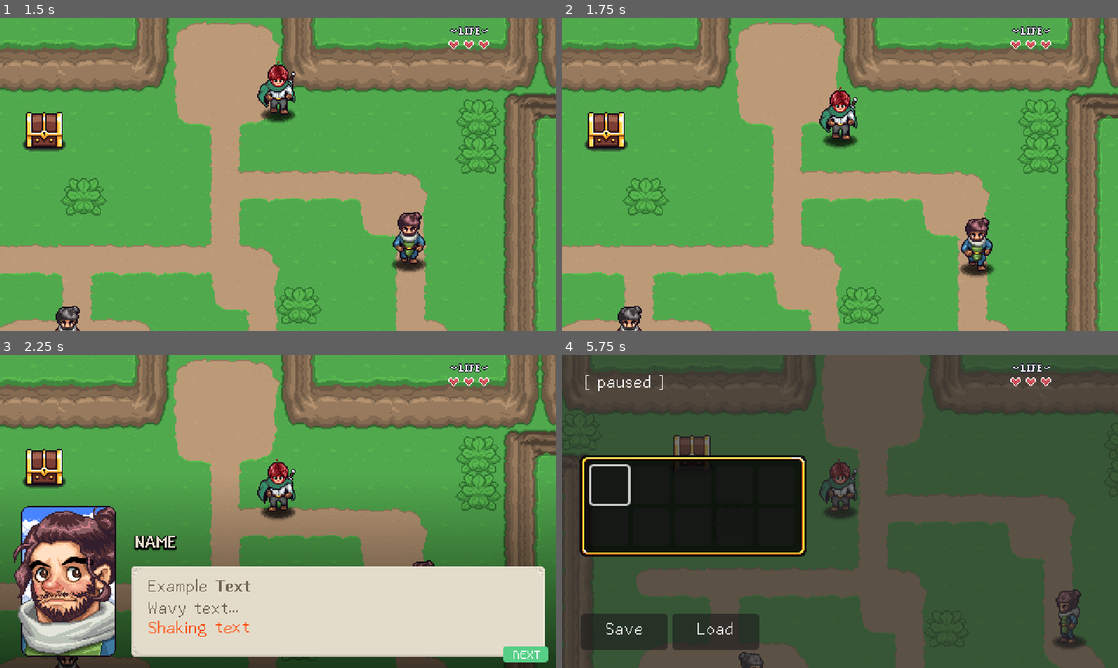
Above: before the commit, frames 1-4 (two rows, left to right).
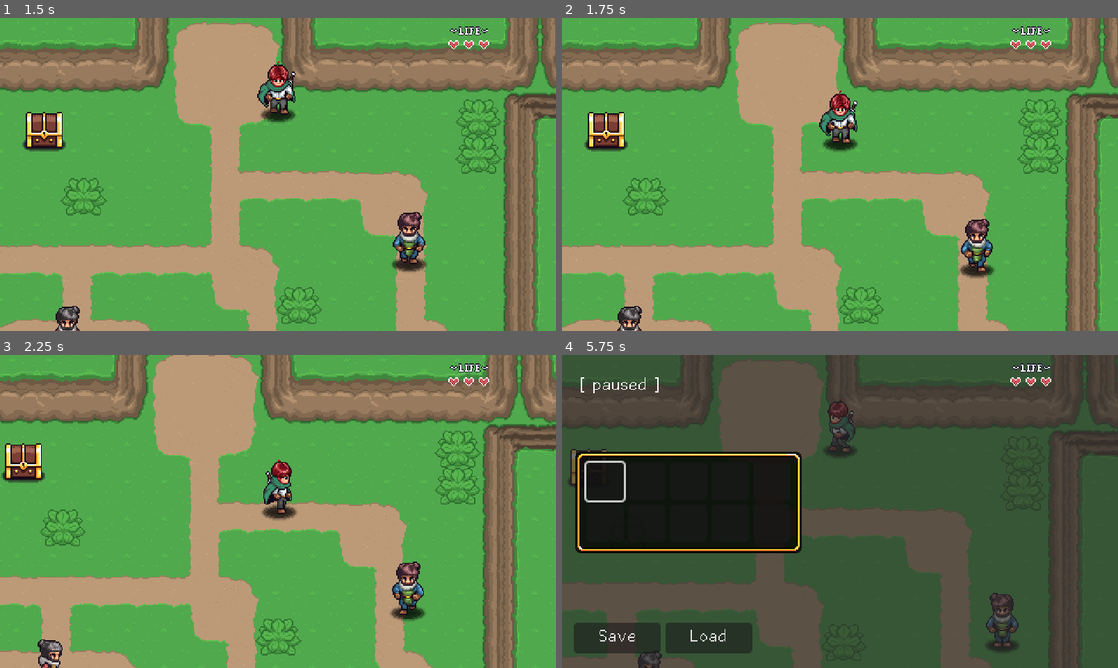
Above: after the commit, the same moments.

Repository: teomurgi/aarpg
Game: Godot game, scene res://Levels/Area01/02.tscn
The game is run twice, just before and just after one commit, with the same random seed, the same clock (stepped at 60 frames per second) and the same inputs. Sound files missing from this copy of the repository are replaced by a short silence.
Inputs:
- Up to frame 1 (1.5 s): tap Enter (ui_accept) at 0.5, 0.77, 1.07 s; hold D (right) 0.53-1.28 s; hold L (attack) 0.53-1.28 s; tap K (interact) at 0.8, 1.35 s; hold S (down) from 1.28 s (still down)
- Up to frame 2 (1.75 s): keep holding S (down); tap Enter (ui_accept) at 1.52 s; tap P (test) at 1.55 s
- Up to frame 3 (2.25 s): tap Enter (ui_accept) at 1.82 s; release S (down) at 2.03 s; hold D (right) from 2.03 s (still down); hold P (test) from 2.03 s (still down)
- Up to frame 4 (5.75 s): tap Enter (ui_accept) at 2.3, 2.85, 3.02, 3.32, 3.77, 4.07, 4.52, 4.82, 5.3 s; release D (right) at 2.78 s; release P (test) at 2.78 s; hold W (up) 2.78-3.53 s; tap L (attack) at 3.05, 4.35 s; hold O (ability) 3.53-4.28 s; hold A (left) 3.53-5.03 s; tap K (interact) at 3.8 s; tap Escape (pause) at 4.15 s; tap P (test) at 4.55 s; hold S (down) from 5.03 s (still down); hold K (interact) from 5.03 s (still down)

Frame 1 is identical in both runs. In frame 2, 1.4% of the frame differs, in the area x 46-78%, y 22-84%; in frame 3, 67%, in the area x 0-100%, y 0-100%; in frame 4, 41%.

Commit message:
e32: dialog interaction

Diff:
--- a/GUI/DialogSystem/Scripts/dialog_system.gd
+++ b/GUI/DialogSystem/Scripts/dialog_system.gd
@@ -2,8 +2,19 @@
 @icon("res://GUI/DialogSystem/Icons/star_bubble.svg")
 class_name DialogSystemNode extends CanvasLayer
 
+signal finished
+
 var is_active: bool = false
+var dialog_items: Array[DialogItem]
+var dialog_item_index: int = 0
+
+
 @onready var dialog_ui: Control = $DialogUI
+@onready var content: RichTextLabel = $DialogUI/PanelContainer/RichTextLabel
+@onready var name_label: Label = $DialogUI/Label
+@onready var portrait_sprite: Sprite2D = $DialogUI/PortraitSprite
+@onready var dialog_progress_indicator: PanelContainer = $DialogUI/DialogProgressIndicator
+@onready var dialog_progress_indicator_label: Label = $DialogUI/DialogProgressIndicator/Label
 
 func _ready() -> void:
     if Engine.is_editor_hint():
@@ -15,21 +26,51 @@
 
 
 func _unhandled_input(event: InputEvent) -> void:
-    # if is_active == false:
-    #     return
-    if event.is_action_pressed("test"):
-        show_dialog()
-    else:
-        hide_dialog()
+    if is_active == false:
+        return
+    if(
+        event.is_action_pressed("interact") or
+        event.is_action_pressed("ui_accept") or
+        event.is_action_pressed("attack")
+    ):
+        dialog_item_index += 1
+        if dialog_item_index < dialog_items.size():
+            start_dialog()
+        else:
+            hide_dialog()
 
-func show_dialog() -> void:
+func show_dialog(items: Array[DialogItem]) -> void:
     is_active = true
     dialog_ui.visible = true
     dialog_ui.process_mode = Node.PROCESS_MODE_ALWAYS
+    dialog_items = items
+    dialog_item_index = 0
     get_tree().paused = true
+    await get_tree().process_frame
+    start_dialog()
 
 func hide_dialog() -> void:
     is_active = false
     dialog_ui.visible = false
     dialog_ui.process_mode = Node.PROCESS_MODE_DISABLED
     get_tree().paused = false
+    finished.emit()
+
+func start_dialog() -> void:
+    show_dialog_button_indicator(true)
+    var _d: DialogItem = dialog_items[dialog_item_index]
+    set_dialog_data(_d)
+
+func show_dialog_button_indicator(is_visible: bool) -> void:
+    dialog_progress_indicator.visible = is_visible
+    if dialog_item_index == dialog_items.size() - 1:
+        dialog_progress_indicator_label.text = "END"
+    else:
+        dialog_progress_indicator_label.text = "NEXT"
+
+
+func set_dialog_data(d: DialogItem) -> void:
+    if d is DialogText:
+        content.text = d.text
+    name_label.text = d.npc_info.npc_name
+    portrait_sprite.texture = d.npc_info.portrait
--- a/GUI/DialogSystem/dialog_system.tscn
+++ b/GUI/DialogSystem/dialog_system.tscn
@@ -128,10 +128,10 @@
 
 [node name="Label" type="Label" parent="DialogUI"]
 layout_mode = 0
-offset_left = 116.0
-offset_top = 155.0
-offset_right = 156.0
-offset_bottom = 178.0
+offset_left = 113.0
+offset_top = 159.0
+offset_right = 153.0
+offset_bottom = 182.0
 theme_override_colors/font_color = Color(0.894118, 0.862745, 0.796078, 1)
 theme_override_colors/font_shadow_color = Color(0, 0, 0, 1)
 theme_override_constants/shadow_offset_x = 0
@@ -139,6 +139,7 @@
 theme_override_constants/shadow_outline_size = 5
 theme_override_fonts/font = ExtResource("4_rfint")
 text = "NAME"
+vertical_alignment = 2
 
 [node name="PortraitSprite" type="Sprite2D" parent="DialogUI"]
 position = Vector2(59, 196)
--- a/GUI/PauseMenu/Inventory/inventory_slot.tscn
+++ b/GUI/PauseMenu/Inventory/inventory_slot.tscn
@@ -1,7 +1,8 @@
-[gd_scene load_steps=4 format=3 uid="uid://b4mtvx5a6oqy2"]
+[gd_scene load_steps=5 format=3 uid="uid://b4mtvx5a6oqy2"]
 
 [ext_resource type="Texture2D" uid="uid://ldfnn3o8det7" path="res://Items/Sprites/items.png" id="1_afpk5"]
 [ext_resource type="Script" path="res://GUI/PauseMenu/Inventory/Scripts/inventory_slot_ui.gd" id="1_d6qmh"]
+[ext_resource type="FontFile" uid="uid://u0bx5st4thro" path="res://GUI/Fonts/m5x7.ttf" id="3_4l8cr"]
 
 [sub_resource type="AtlasTexture" id="AtlasTexture_m6i60"]
 atlas = ExtResource("1_afpk5")
@@ -22,8 +23,9 @@
 
 [node name="Label" type="Label" parent="."]
 layout_mode = 0
+offset_top = -2.0
 offset_right = 32.0
-offset_bottom = 32.0
-theme_override_font_sizes/font_size = 8
+offset_bottom = 30.0
+theme_override_fonts/font = ExtResource("3_4l8cr")
 text = "99"
 horizontal_alignment = 2
--- a/GUI/PauseMenu/pause_menu.tscn
+++ b/GUI/PauseMenu/pause_menu.tscn
@@ -44,12 +44,13 @@
 
 [node name="Label" type="Label" parent="Control"]
 layout_mode = 0
-offset_left = 16.0
+offset_left = 12.0
 offset_top = 16.0
-offset_right = 92.0
+offset_right = 88.0
 offset_bottom = 39.0
 text = "[ paused ]"
 horizontal_alignment = 1
+vertical_alignment = 1
 
 [node name="ItemDescription" type="Label" parent="Control"]
 layout_mode = 0
@@ -63,10 +64,10 @@
 
 [node name="PanelContainer" type="PanelContainer" parent="Control"]
 layout_mode = 0
-offset_left = 15.0
-offset_top = 86.0
-offset_right = 211.0
-offset_bottom = 174.0
+offset_left = 11.0
+offset_top = 83.0
+offset_right = 207.0
+offset_bottom = 171.0
 theme_override_styles/panel = SubResource("StyleBoxTexture_b2gyy")
 
 [node name="GridContainer" type="GridContainer" parent="Control/PanelContainer"]
@@ -98,20 +99,22 @@
 anchors_preset = 2
 anchor_top = 1.0
 anchor_bottom = 1.0
-offset_left = 16.0
-offset_top = -47.0
-offset_right = 170.0
-offset_bottom = -16.0
+offset_left = 10.0
+offset_top = -41.0
+offset_right = 164.0
+offset_bottom = -10.0
 grow_vertical = 0
 
 [node name="ButtonSave" type="Button" parent="Control/HBoxContainer"]
 custom_minimum_size = Vector2(75, 0)
 layout_mode = 2
+size_flags_vertical = 4
 text = "Save"
 
 [node name="ButtonLoad" type="Button" parent="Control/HBoxContainer"]
 custom_minimum_size = Vector2(75, 0)
 layout_mode = 2
+size_flags_vertical = 4
 text = "Load"
 
 [node name="AudioStreamPlayer" type="AudioStreamPlayer" parent="."]
--- /dev/null
+++ b/Interactables/Dialog/Scripts/dialog_choice.gd
@@ -0,0 +1,5 @@
+@tool
+@icon("res://GUI/DialogSystem/Icons/question_bubble.svg")
+class_name DialogChoice extends DialogItem
+
+@export var choices: Array[String] = ["Yes", "No"]
--- /dev/null
+++ b/Interactables/Dialog/Scripts/dialog_interaction.gd
@@ -0,0 +1,57 @@
+@tool
+@icon("res://GUI/DialogSystem/Icons/chat_bubbles.svg")
+class_name DialogInteraction extends Area2D
+
+signal player_interacted
+signal finished
+
+@export var enabled: bool = true
+
+var dialog_items: Array[DialogItem]
+
+@onready var animation_player: AnimationPlayer = $AnimationPlayer
+
+func _ready() -> void:
+	if Engine.is_editor_hint():
+		return
+	area_entered.connect(_on_area_entered)
+	area_exited.connect(_on_area_exited)
+	for c in get_children():
+		if c is DialogItem:
+			dialog_items.append(c)
+
+func _on_player_interacted() -> void:
+	player_interacted.emit()
+	await get_tree().process_frame
+	await get_tree().process_frame
+	DialogSystem.show_dialog(dialog_items)
+	DialogSystem.finished.connect(_on_dialog_finished)
+
+
+func _on_area_entered(_area: Area2D) -> void:
+
+	if enabled == false or dialog_items.size() == 0:
+		return
+	print("Area entered")
+	animation_player.play("show")
+	PlayerManager.interact_pressed.connect(_on_player_interacted)
+
+func _on_area_exited(_area: Area2D) -> void:
+	animation_player.play("hide")
+	PlayerManager.interact_pressed.disconnect(_on_player_interacted)
+
+func _on_dialog_finished() -> void:
+	DialogSystem.finished.disconnect(_on_dialog_finished)
+	finished.emit()
+
+func _get_configuration_warnings() -> PackedStringArray:
+	if _check_for_dialog_items() == false:
+		return ["Requires at least one DialogItem child."]
+	else:
+		return []
+
+func _check_for_dialog_items() -> bool:
+	for c in get_children():
+		if c is DialogItem:
+			return true
+	return false
--- /dev/null
+++ b/Interactables/Dialog/Scripts/dialog_item.gd
@@ -0,0 +1,24 @@
+@tool
+@icon("res://GUI/DialogSystem/Icons/chat_bubble.svg")
+class_name DialogItem extends Node
+
+@export var npc_info: NpcResource
+
+
+func _ready() -> void:
+    if Engine.is_editor_hint():
+        return
+    check_npc_info()
+
+func check_npc_info() -> void:
+    if npc_info == null:
+        var p = self
+        var _checking: bool = true
+        while _checking:
+            p = p.get_parent()
+            if p:
+                if p is NPC and p.npc_resource:
+                    npc_info = p.npc_resource
+                    _checking = false
+            else:
+                _checking = false
--- /dev/null
+++ b/Interactables/Dialog/Scripts/dialog_text.gd
@@ -0,0 +1,5 @@
+@tool
+@icon("res://GUI/DialogSystem/Icons/text_bubble.svg")
+class_name DialogText extends DialogItem
+
+@export_multiline var text: String = "Placeholder"
--- /dev/null
+++ b/Interactables/Dialog/dialog_interaction.tscn
@@ -0,0 +1,148 @@
+[gd_scene load_steps=9 format=3 uid="uid://dgpyqvcflodt4"]
+
+[ext_resource type="Script" path="res://Interactables/Dialog/Scripts/dialog_interaction.gd" id="1_10fg8"]
+[ext_resource type="Texture2D" uid="uid://7k1vddupa00r" path="res://Interactables/Dialog/Sprites/dialog_interactable.png" id="1_jbxcx"]
+
+[sub_resource type="RectangleShape2D" id="RectangleShape2D_dn2ch"]
+size = Vector2(44, 32)
+
+[sub_resource type="Animation" id="Animation_70csa"]
+length = 0.001
+tracks/0/type = "value"
+tracks/0/imported = false
+tracks/0/enabled = true
+tracks/0/path = NodePath("Sprite2D:position")
+tracks/0/interp = 1
+tracks/0/loop_wrap = true
+tracks/0/keys = {
+"times": PackedFloat32Array(0),
+"transitions": PackedFloat32Array(1),
+"update": 0,
+"values": [Vector2(2, -52)]
+}
+tracks/1/type = "value"
+tracks/1/imported = false
+tracks/1/enabled = true
+tracks/1/path = NodePath("Sprite2D:modulate")
+tracks/1/interp = 1
+tracks/1/loop_wrap = true
+tracks/1/keys = {
+"times": PackedFloat32Array(0),
+"transitions": PackedFloat32Array(1),
+"update": 0,
+"values": [Color(1, 1, 1, 1)]
+}
+
+[sub_resource type="Animation" id="Animation_tvye7"]
+resource_name = "default"
+tracks/0/type = "value"
+tracks/0/imported = false
+tracks/0/enabled = true
+tracks/0/path = NodePath("Sprite2D:position")
+tracks/0/interp = 1
+tracks/0/loop_wrap = true
+tracks/0/keys = {
+"times": PackedFloat32Array(0),
+"transitions": PackedFloat32Array(1),
+"update": 0,
+"values": [Vector2(2, -52)]
+}
+tracks/1/type = "value"
+tracks/1/imported = false
+tracks/1/enabled = true
+tracks/1/path = NodePath("Sprite2D:modulate")
+tracks/1/interp = 1
+tracks/1/loop_wrap = true
+tracks/1/keys = {
+"times": PackedFloat32Array(0),
+"transitions": PackedFloat32Array(1),
+"update": 0,
+"values": [Color(1, 1, 1, 0)]
+}
+
+[sub_resource type="Animation" id="Animation_26nr1"]
+resource_name = "hide"
+step = 0.1
+tracks/0/type = "value"
+tracks/0/imported = false
+tracks/0/enabled = true
+tracks/0/path = NodePath("Sprite2D:position")
+tracks/0/interp = 1
+tracks/0/loop_wrap = true
+tracks/0/keys = {
+"times": PackedFloat32Array(0, 0.2),
+"transitions": PackedFloat32Array(1, 1),
+"update": 0,
+"values": [Vector2(2, -55), Vector2(2, -52)]
+}
+tracks/1/type = "value"
+tracks/1/imported = false
+tracks/1/enabled = true
+tracks/1/path = NodePath("Sprite2D:modulate")
+tracks/1/interp = 1
+tracks/1/loop_wrap = true
+tracks/1/keys = {
+"times": PackedFloat32Array(0, 0.2),
+"transitions": PackedFloat32Array(1, 1),
+"update": 0,
+"values": [Color(1, 1, 1, 1), Color(1, 1, 1, 0)]
+}
+
+[sub_resource type="Animation" id="Animation_ui1xa"]
+resource_name = "show"
+step = 0.1
+tracks/0/type = "value"
+tracks/0/imported = false
+tracks/0/enabled = true
+tracks/0/path = NodePath("Sprite2D:position")
+tracks/0/interp = 1
+tracks/0/loop_wrap = true
+tracks/0/keys = {
+"times": PackedFloat32Array(0, 0.2),
+"transitions": PackedFloat32Array(1, 1),
+"update": 0,
+"values": [Vector2(2, -52), Vector2(2, -55)]
+}
+tracks/1/type = "value"
+tracks/1/imported = false
+tracks/1/enabled = true
+tracks/1/path = NodePath("Sprite2D:modulate")
+tracks/1/interp = 1
+tracks/1/loop_wrap = true
+tracks/1/keys = {
+"times": PackedFloat32Array(0, 0.2),
+"transitions": PackedFloat32Array(1, 1),
+"update": 0,
+"values": [Color(1, 1, 1, 0), Color(1, 1, 1, 1)]
+}
+
+[sub_resource type="AnimationLibrary" id="AnimationLibrary_y3ouf"]
+_data = {
+"RESET": SubResource("Animation_70csa"),
+"default": SubResource("Animation_tvye7"),
+"hide": SubResource("Animation_26nr1"),
+"show": SubResource("Animation_ui1xa")
+}
+
+[node name="DialogInteraction" type="Area2D"]
+collision_layer = 0
+collision_mask = 4
+monitorable = false
+script = ExtResource("1_10fg8")
+enabled = null
+
+[node name="CollisionShape2D" type="CollisionShape2D" parent="."]
+shape = SubResource("RectangleShape2D_dn2ch")
+debug_color = Color(0.341, 0.609, 0.35, 0.113)
+
+[node name="Sprite2D" type="Sprite2D" parent="."]
+position = Vector2(2, -52)
+texture = ExtResource("1_jbxcx")
+hframes = 2
+
+[node name="AnimationPlayer" type="AnimationPlayer" parent="."]
+process_mode = 3
+libraries = {
+"": SubResource("AnimationLibrary_y3ouf")
+}
+autoplay = "default"
--- a/Levels/Area01/02.tscn
+++ b/Levels/Area01/02.tscn
@@ -9,10 +9,13 @@
 [ext_resource type="PackedScene" uid="uid://bybdc5bban0eo" path="res://Npc/npc.tscn" id="7_0gt1b"]
 [ext_resource type="Resource" uid="uid://dpylmf2e0si0x" path="res://Npc/00_Npcs/npc_02.tres" id="8_1lvy5"]
 [ext_resource type="PackedScene" uid="uid://cow3bcky1vums" path="res://Npc/npc_behavior_wander.tscn" id="8_54h6d"]
+[ext_resource type="PackedScene" uid="uid://dgpyqvcflodt4" path="res://Interactables/Dialog/dialog_interaction.tscn" id="10_8mv6r"]
 [ext_resource type="PackedScene" uid="uid://cxv1hywsysayy" path="res://Npc/npc_behavior_patrol.tscn" id="10_mvlxp"]
 [ext_resource type="PackedScene" uid="uid://ck7m0n4e76e3l" path="res://Interactables/TreasureChest/treasure_chest.tscn" id="10_p2snu"]
 [ext_resource type="Resource" uid="uid://dddgl1uxbbprp" path="res://Items/potion.tres" id="11_32k2a"]
 [ext_resource type="PackedScene" uid="uid://cfalbfqupu6mq" path="res://Npc/patrol_location.tscn" id="11_i0bsh"]
+[ext_resource type="Script" path="res://Interactables/Dialog/Scripts/dialog_text.gd" id="11_nb88k"]
+[ext_resource type="Resource" uid="uid://ctbe63mothv03" path="res://Npc/00_Npcs/00_hero.tres" id="12_c6gxs"]
 
 [node name="02" type="Node2D"]
 y_sort_enabled = true
@@ -58,6 +61,22 @@
 
 [node name="NpcWanderBehavior" parent="NPC" instance=ExtResource("8_54h6d")]
 
+[node name="DialogInteraction" parent="NPC" instance=ExtResource("10_8mv6r")]
+enabled = true
+
+[node name="DialogText" type="Node" parent="NPC/DialogInteraction"]
+script = ExtResource("11_nb88k")
+text = "Hi. [b]Hero[/b] is that you?"
+
+[node name="DialogText2" type="Node" parent="NPC/DialogInteraction"]
+script = ExtResource("11_nb88k")
+text = "[wave] Heck yeah, I am![/wave]"
+npc_info = ExtResource("12_c6gxs")
+
+[node name="DialogText3" type="Node" parent="NPC/DialogInteraction"]
+script = ExtResource("11_nb88k")
+text = "Happy to have a hero!"
+
 [node name="NPC2" parent="." instance=ExtResource("7_0gt1b")]
 position = Vector2(389, 136)
 
--- /dev/null
+++ b/Npc/00_Npcs/00_hero.tres
@@ -0,0 +1,10 @@
+[gd_resource type="Resource" script_class="NpcResource" load_steps=3 format=3 uid="uid://ctbe63mothv03"]
+
+[ext_resource type="Texture2D" uid="uid://d21i6bq327m0q" path="res://Npc/Sprites/portraits/hero_portrait.png" id="1_4k4rv"]
+[ext_resource type="Script" path="res://Npc/Scripts/npc_resource.gd" id="1_yp6k3"]
+
+[resource]
+script = ExtResource("1_yp6k3")
+npc_name = "Hero"
+portrait = ExtResource("1_4k4rv")
+dialog_audio_pitch = ""
--- a/Npc/Scripts/npc.gd
+++ b/Npc/Scripts/npc.gd
@@ -18,10 +18,31 @@
     setup_npc()
     if Engine.is_editor_hint():
         return
+    gather_interactables()
     do_behavior_enabled.emit()
 
 func _physics_process(_delta: float) -> void:
     move_and_slide()
+
+func gather_interactables() -> void:
+    for c in get_children():
+        if c is DialogInteraction:
+            c.player_interacted.connect(_on_player_interacted)
+            c.finished.connect(_on_interaction_finished)
+
+func _on_player_interacted() -> void:
+    update_direction(PlayerManager.player.global_position)
+    state = "idle"
+    velocity = Vector2.ZERO
+    update_animation()
+    do_behavior = false
+
+
+func _on_interaction_finished() -> void:
+    state = "idle"
+    update_animation()
+    do_behavior = true
+    do_behavior_enabled.emit()
 
 func update_animation() -> void:
     animation_player.play(state + "_" + direction_name)
--- a/Npc/Scripts/npc_behavior_patrol.gd
+++ b/Npc/Scripts/npc_behavior_patrol.gd
@@ -33,7 +33,6 @@
     if Engine.is_editor_hint():
         return
     if npc.global_position.distance_to(target.target_position) < 1:
-        print("reached target")
         start()
 
 func gather_patrol_locations(_n: Node = null) -> void:
--- a/Npc/npc.tscn
+++ b/Npc/npc.tscn
@@ -136,7 +136,7 @@
 
 [node name="NPC" type="CharacterBody2D"]
 collision_layer = 0
-collision_mask = 17
+collision_mask = 16
 script = ExtResource("1_hqfms")
 npc_resource = ExtResource("2_18m1o")
 
--- a/Npc/patrol_location.tscn
+++ b/Npc/patrol_location.tscn
@@ -1,6 +1,7 @@
-[gd_scene load_steps=4 format=3 uid="uid://cfalbfqupu6mq"]
+[gd_scene load_steps=5 format=3 uid="uid://cfalbfqupu6mq"]
 
 [ext_resource type="Script" path="res://Npc/Scripts/patrol_location.gd" id="1_fybtp"]
+[ext_resource type="FontFile" uid="uid://u0bx5st4thro" path="res://GUI/Fonts/m5x7.ttf" id="2_4v2ix"]
 
 [sub_resource type="Gradient" id="Gradient_kvulp"]
 offsets = PackedFloat32Array(0.687898, 0.845011, 1)
@@ -30,29 +31,28 @@
 default_color = Color(1, 1, 1, 0.509804)
 
 [node name="Label" type="Label" parent="Sprite2D"]
-offset_left = -19.0
-offset_top = -9.0
-offset_right = 21.0
-offset_bottom = 14.0
+offset_left = -20.0
+offset_top = -7.0
+offset_right = 20.0
+offset_bottom = 16.0
 theme_override_colors/font_shadow_color = Color(0, 0, 0, 1)
 theme_override_colors/font_outline_color = Color(0, 0, 0, 1)
 theme_override_constants/shadow_offset_x = 0
 theme_override_constants/shadow_offset_y = 1
 theme_override_constants/outline_size = 3
-theme_override_font_sizes/font_size = 12
 text = "0"
 horizontal_alignment = 1
 
 [node name="Label2" type="Label" parent="Sprite2D"]
-offset_left = -20.0
+offset_left = -23.0
 offset_top = 9.0
-offset_right = 24.0
-offset_bottom = 21.0
+offset_right = 26.0
+offset_bottom = 22.0
 theme_override_colors/font_shadow_color = Color(0, 0, 0, 1)
 theme_override_colors/font_outline_color = Color(0, 0, 0, 1)
 theme_override_constants/shadow_offset_x = 0
 theme_override_constants/shadow_offset_y = 1
 theme_override_constants/outline_size = 3
-theme_override_font_sizes/font_size = 8
+theme_override_fonts/font = ExtResource("2_4v2ix")
 text = "wait: 0.3s"
 horizontal_alignment = 1
Binary file added: Interactables/Dialog/Sprites/dialog_interactable.png
Not shown, added: Interactables/Dialog/Sprites/dialog_interactable.png.import
Not shown: 1 places in Levels/Area01/02.tscn that only renumber resources
